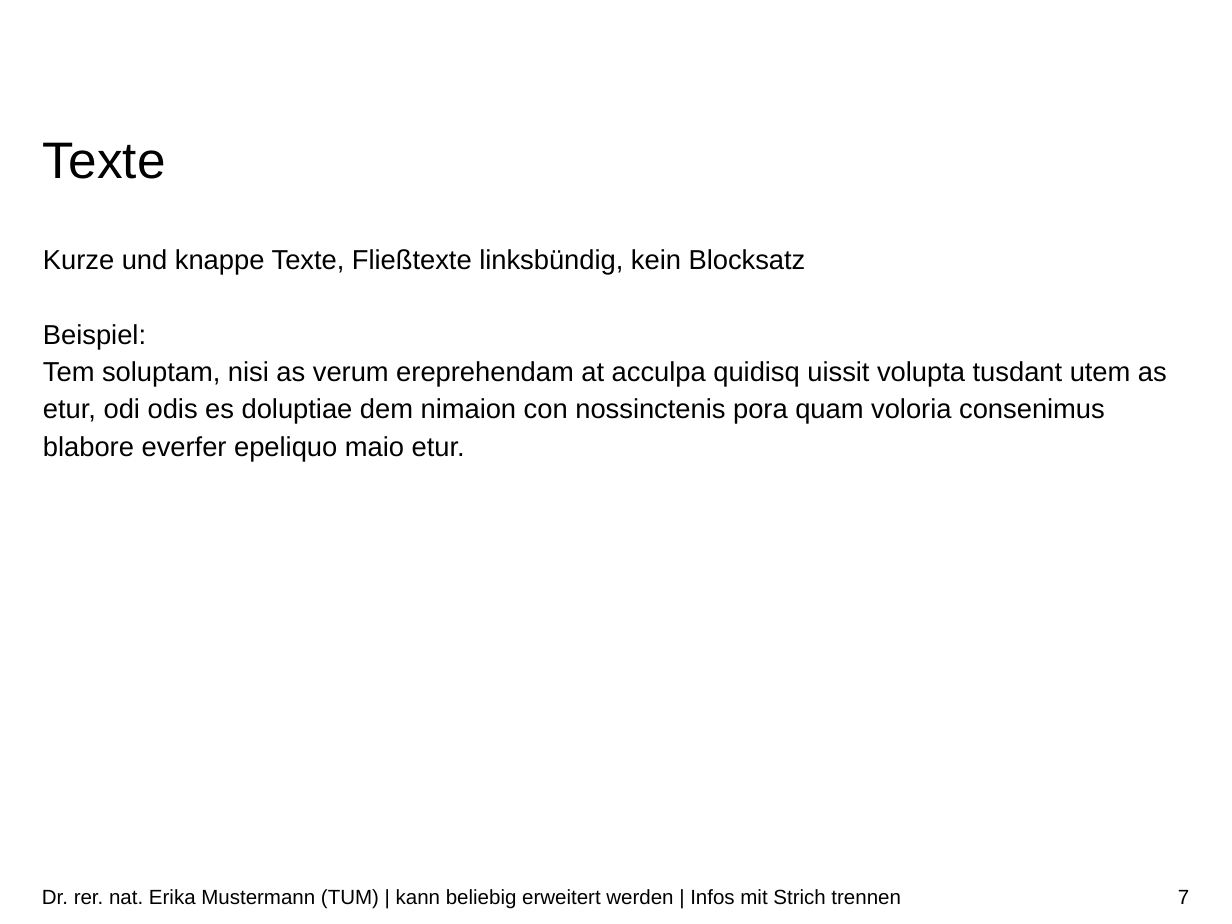
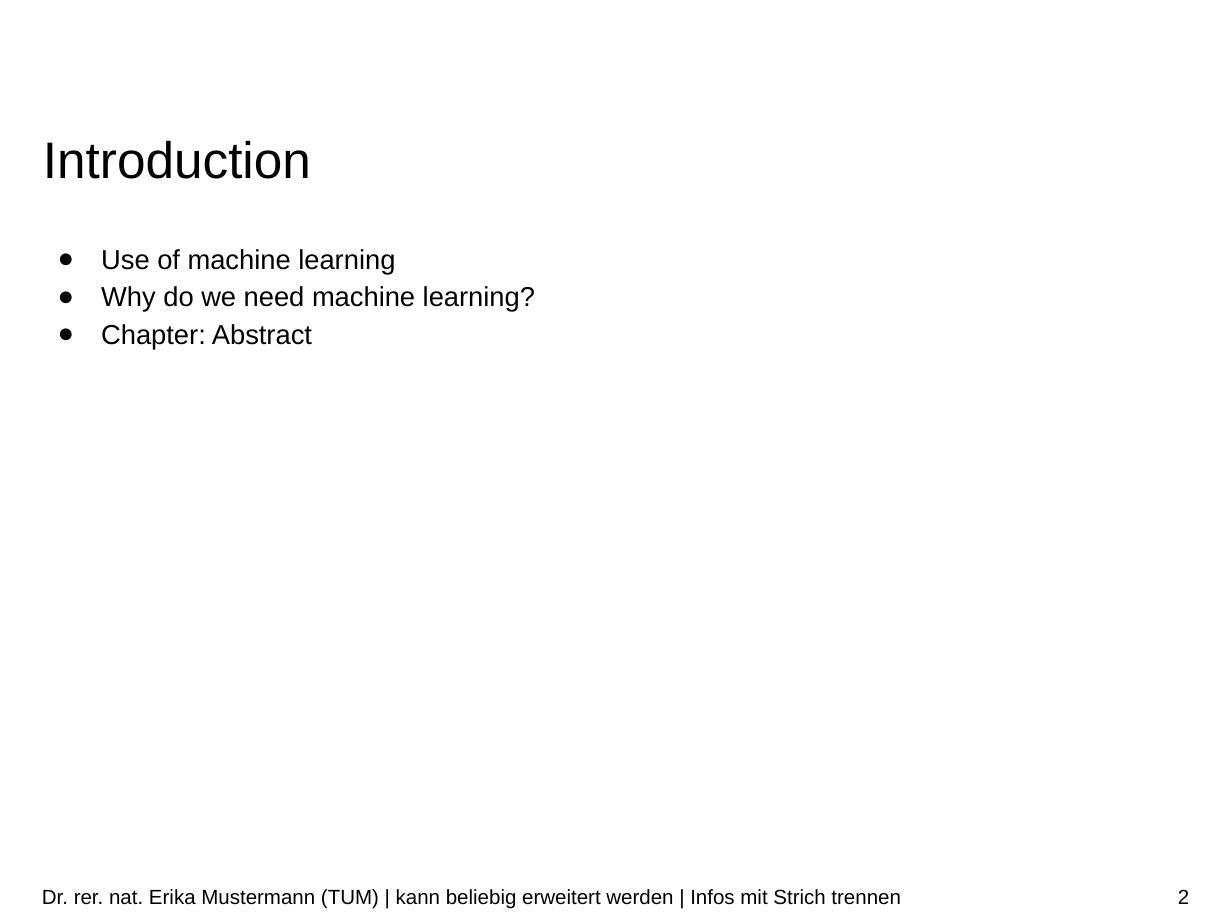
Before and after one commit to ekm01/EPHPC, a slide deck: slide 2 of Presentation/EPHPC_Presentation.odp (slide 7 before the commit). Drawn at 1232x924 pixels with LibreOffice and Linux fonts; fonts in the diff are those of the drawing; background and template pictures are left out. Boxes give left, top, right and bottom in pixels: in the first picture for what was removed or moved away, otherwise in the second. Text is boxed around its words. In the diff, an @@ line names an element or a change of style, - is before the commit and + after.

```diff
--- a/Presentation/EPHPC_Presentation.odp
+++ b/Presentation/EPHPC_Presentation.odp
@@ title at [43, 140, 311, 179]: text changed @@
-Texte
+Introduction
@@ text at [101, 249, 535, 349]: text changed @@
-Kurze und knappe Texte, Fließtexte linksbündig, kein Blocksatz
-Beispiel:
-Tem soluptam, nisi as verum ereprehendam at acculpa quidisq uissit volupta tusdant utem as etur, odi odis es doluptiae dem nimaion con nossinctenis pora quam voloria consenimus blabore everfer epeliquo maio etur.
+● Use of machine learning
+● Why do we need machine learning?
+● Chapter: Abstract
@@ page number at [1178, 889, 1189, 904]: text changed @@
-7
+2
```
Also in this commit, not shown: 6 other slides changed, 12 slides removed, 1 other file.
